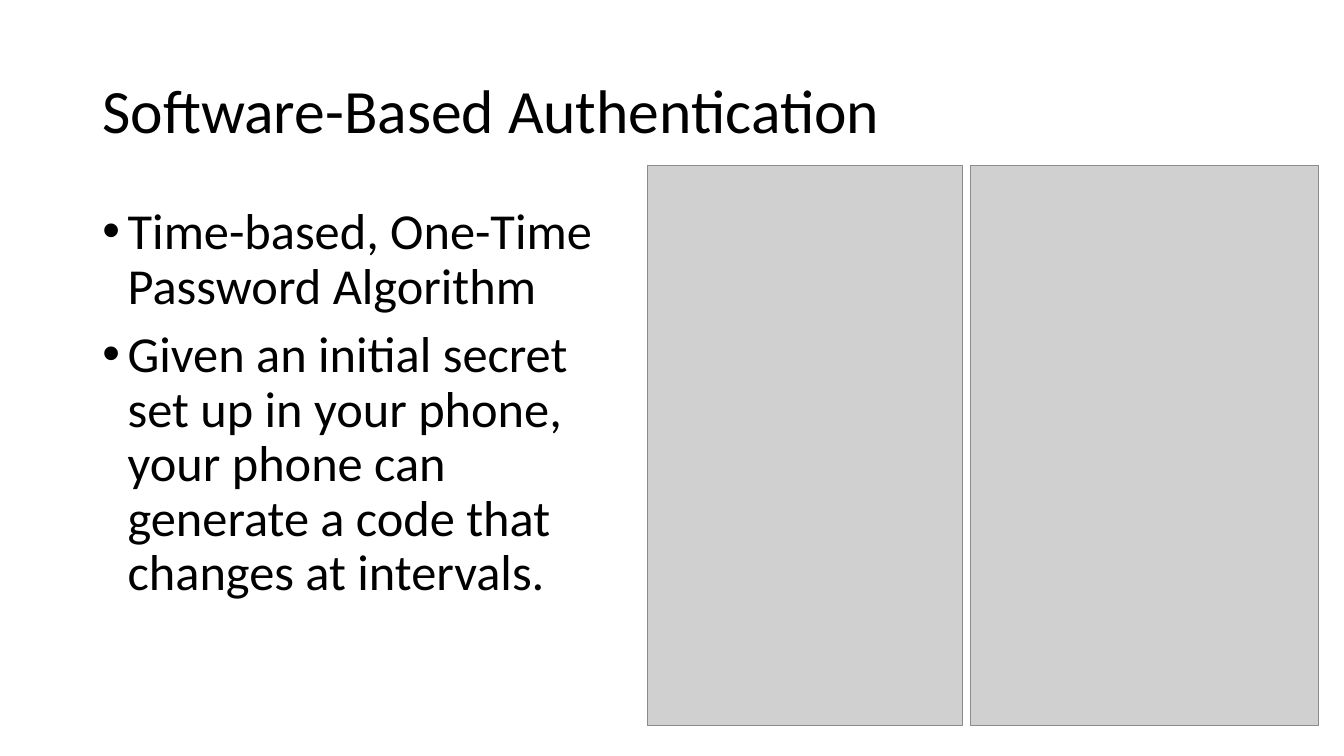
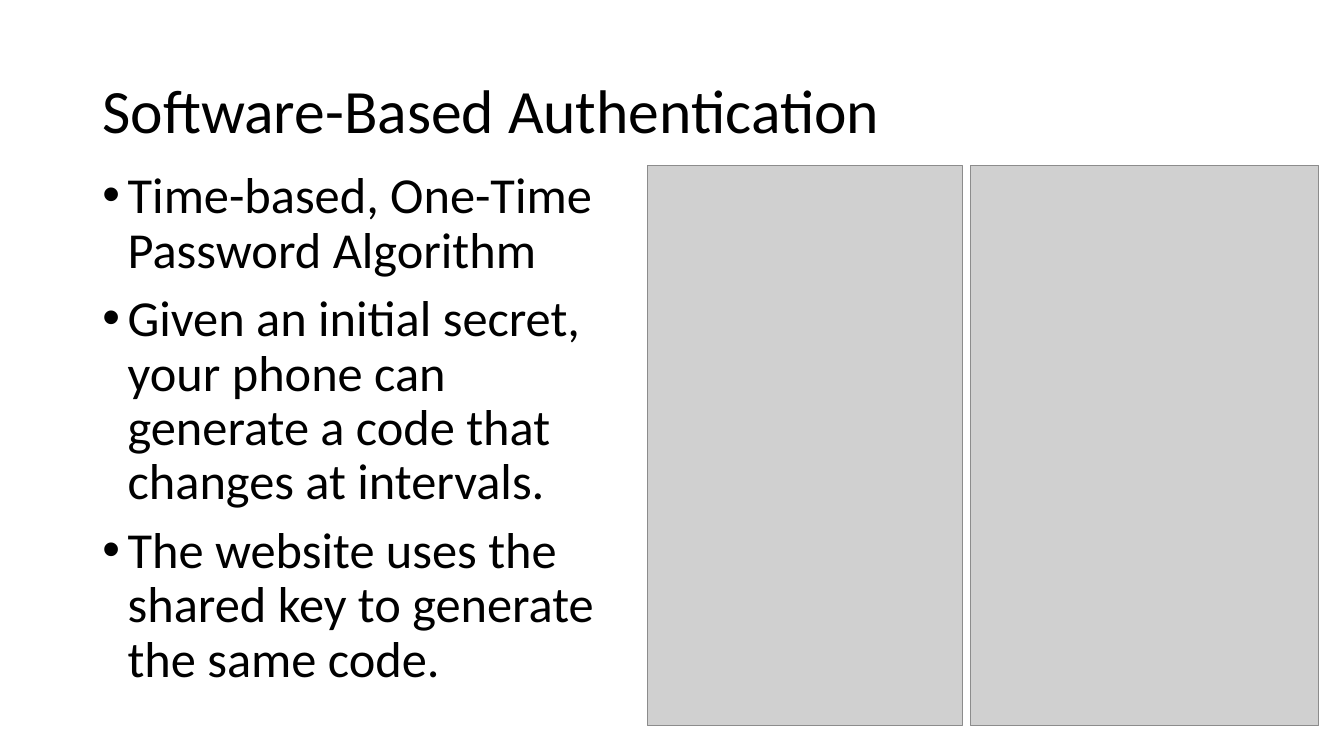
Before and after one commit to williamadba/Public-Presentations, a slide deck: slide 18 of Personal Practical Cybersecurity/Personal Practical Cybersecurity.pptx. Drawn at 1344x756 pixels with LibreOffice and Linux fonts; fonts in the diff are those of the drawing; grey boxes stand for pictures. Boxes give left, top, right and bottom in pixels: in the first picture for what was removed or moved away, otherwise in the second. Text is boxed around its words. In the diff, an @@ line names an element or a change of style, - is before the commit and + after.

```diff
--- a/Personal Practical Cybersecurity/Personal Practical Cybersecurity.pptx
+++ b/Personal Practical Cybersecurity/Personal Practical Cybersecurity.pptx
@@ text "Time-based, One-Time Password Algorithm": place and size @@
-text "Time-based, One-Time Password Algorithm" at box(128, 214, 592, 599)
+text "Time-based, One-Time Password Algorithm" at box(128, 178, 593, 678)
@@ text at box(128, 301, 593, 678): text changed @@
-• Given an initial secret set up in your phone, your phone can generate a code that changes at intervals.
+• Given an initial secret, your phone can generate a code that changes at intervals.
+• The website uses the shared key to generate the same code.
```
Also in this commit, not shown: 18 other slides changed, 1 slide added, 1 slide removed.
